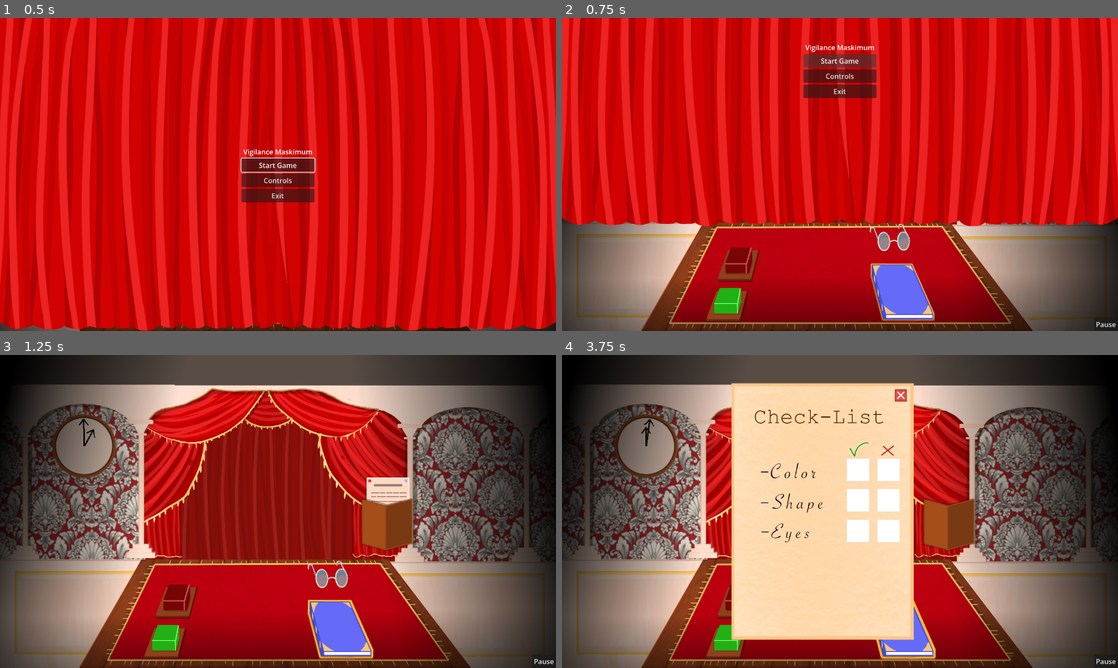
Above: before the commit, frames 1-4 (two rows, left to right).
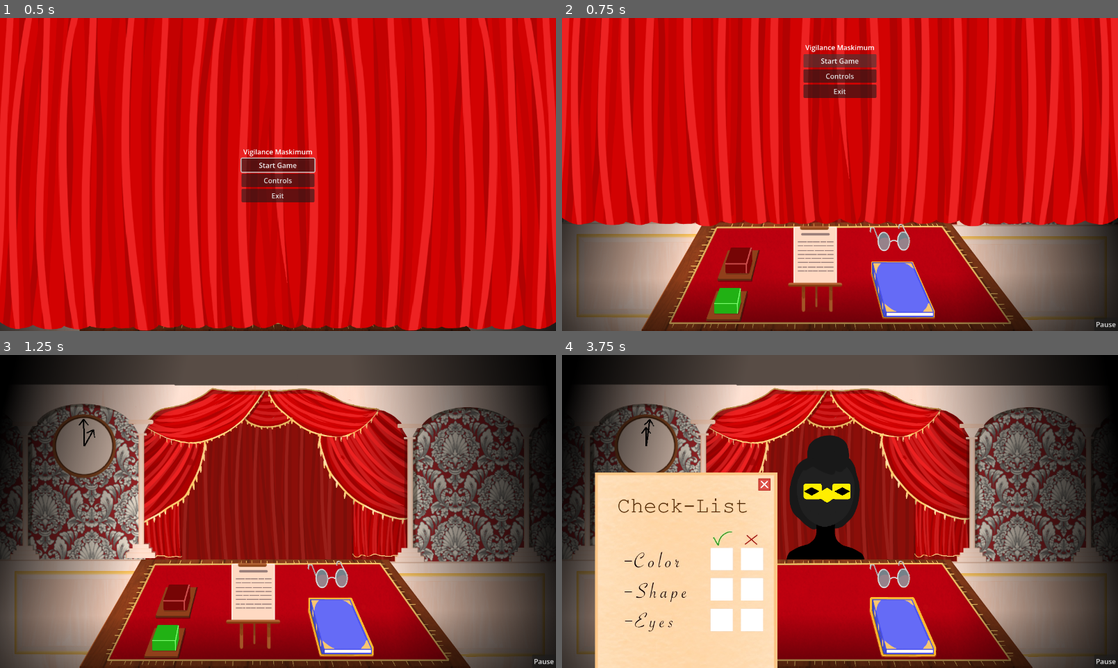
Above: after the commit, the same moments.

Repository: Cax36940/Global-Game-Jam-2026
Game: Godot game, scene res://main.tscn
Same seed, same stepped clock (60 frames per second), same inputs: the game is played once before the commit and once after it.
Inputs (mouse positions are in pixels of both pictures, inside the frame that each line leads up to):
- Up to frame 1 (0.5 s): no input
- Up to frame 2 (0.75 s): click "Start Game" at 0.5 s
- Up to frame 3 (1.25 s): no input
- Up to frame 4 (3.75 s): move the mouse to (728, 636) at 1.27 s; hold Right (ui_right) 1.28-2.03 s; hold Space (any) 1.28-2.03 s; click (728, 636) at 1.42 s; move the mouse to (739, 599) at 2.02 s; hold Down (ui_down) 2.03-2.75 s; tap Shift (rshift) at 2.1, 3.6 s; click (739, 599) at 2.17 s; click "Resume" at 2.75 s; move the mouse to (951, 505) at 3.52 s; hold Right (ui_right) from 3.53 s (still down); click (951, 505) at 3.67 s

Frame 1 is identical in both runs. In frame 2, 2.3% of the frame differs, in the area x 40-68%, y 66-97%; in frame 3, 4.4%; in frame 4, 42%, in the area x 5-75%, y 8-100%.

Commit message:
glowing fix

Diff:
--- a/Notebook/mini_notebook.gd
+++ b/Notebook/mini_notebook.gd
@@ -12,6 +12,10 @@
 	animation_player.current_animation = "Idle"
 	a.call_deferred()
 	visible = true
+	SignalBus.start_guest.connect(classic_handler)
+
+func classic_handler():
+	started = true
 
 func a():
 	Global.Triple_show = true
--- a/Notebook/true_notebook.gd
+++ b/Notebook/true_notebook.gd
@@ -95,6 +95,9 @@
 func _on_area_2d_mouse_exited() -> void:
 	is_in = false
 
+func hide_NB():
+	SignalBus.Notebook_show.emit(1)
+
 func _input(event):
 	if event is InputEventMouseButton:
 		if event.pressed:
@@ -110,6 +113,6 @@
 					is_pressed_out = true
 		else:
 			if visible and not is_in and is_pressed_out:
-					SignalBus.Notebook_show.emit(1)
+					hide_NB.call_deferred()
 			is_pressed_in = false
 			is_pressed_out = false
--- a/camera_2d.gd
+++ b/camera_2d.gd
@@ -1,6 +1,4 @@
 extends Camera2D
-
-var is_zoom_in : bool = false
 
 func _ready():
 	zoom_out()
@@ -11,17 +9,17 @@
 func zoom_in():
 	position = Vector2(640, 360)
 	zoom = Vector2(2.0, 2.0)
-	is_zoom_in = true
+	Global.is_zoomed = true
 	Global.Triple_show = true
 
 func zoom_out():
 	position = Vector2(640, 360)
 	zoom = Vector2(1.0, 1.0)
-	is_zoom_in = false
+	Global.is_zoomed = false
 	Global.Triple_show = false
 
 func zoom_toggle():
-	if is_zoom_in :
+	if Global.is_zoomed:
 		zoom_out()
 		($Glasses1 as AudioStreamPlayer).play(0.03)
 	else:
--- a/checklist.tscn
+++ b/checklist.tscn
@@ -3,8 +3,8 @@
 [ext_resource type="Script" uid="uid://cnn004a8iu2e0" path="res://mini_checklist.gd" id="1_t10jc"]
 [ext_resource type="Shader" uid="uid://2usd68as7g2r" path="res://outline.gdshader" id="2_jppvq"]
 [ext_resource type="Script" uid="uid://8pnn8yjswavy" path="res://true_checklist.gd" id="2_sgols"]
+[ext_resource type="Texture2D" uid="uid://duotyt460kjt4" path="res://Assets/notebook_trepied.webp" id="3_f7sgc"]
 [ext_resource type="PackedScene" uid="uid://cat7bh3g2lwh0" path="res://checkbox.tscn" id="3_jppvq"]
-[ext_resource type="Texture2D" uid="uid://cm67pwwh2sr1v" path="res://Assets/Checklist.png" id="3_wwp3p"]
 [ext_resource type="AudioStream" uid="uid://b1d722627tva1" path="res://Assets/Sounds/SoundDrop2.mp3" id="4_jrdr8"]
 [ext_resource type="PackedScene" uid="uid://c01xneve2v2sv" path="res://Buttons/button.tscn" id="4_wwp3p"]
 [ext_resource type="AudioStream" uid="uid://xr3humjihc4v" path="res://Assets/Sounds/SoundDrop3.mp3" id="5_f7sgc"]
@@ -18,7 +18,7 @@
 shader_parameter/outline_color = Color(1, 0.7200002, 0, 1)
 
 [sub_resource type="RectangleShape2D" id="RectangleShape2D_pkg7o"]
-size = Vector2(108.695595, 134)
+size = Vector2(147.82605, 215.00009)
 
 [sub_resource type="RectangleShape2D" id="RectangleShape2D_sgols"]
 size = Vector2(420, 594)
@@ -30,15 +30,15 @@
 
 [node name="Sprite_Checklist" type="Sprite2D" parent="Mini_Checklist" unique_id=1618002132]
 material = SubResource("ShaderMaterial_wwp3p")
-position = Vector2(892, 350)
+position = Vector2(897, 373)
 scale = Vector2(0.9200004, 1)
-texture = ExtResource("3_wwp3p")
+texture = ExtResource("3_f7sgc")
 
 [node name="Area_Checklist" type="Area2D" parent="Mini_Checklist/Sprite_Checklist" unique_id=1036721997]
 
 [node name="CollisionShape_Checklist" type="CollisionShape2D" parent="Mini_Checklist/Sprite_Checklist/Area_Checklist" unique_id=934034891]
-position = Vector2(1.0869751, -1)
-scale = Vector2(0.99999976, 0.99999976)
+position = Vector2(2.1738892, -5.5)
+scale = Vector2(0.9999996, 0.99999934)
 shape = SubResource("RectangleShape2D_pkg7o")
 
 [node name="Checklist1" type="AudioStreamPlayer" parent="Mini_Checklist" unique_id=564679731]
--- a/global.gd
+++ b/global.gd
@@ -12,6 +12,7 @@
 var invalid_eye : Array[int] = []
 var invalid_color : Array[int] = []
 
+var is_zoomed : bool = false
 
 func random_sublist(size : int, array_size : int) -> Array[int]:
 	var pool : Array = range(array_size)
--- a/lookCloser.gd
+++ b/lookCloser.gd
@@ -1,15 +1,15 @@
 extends CustomButton
-
-func start():
-	eternal_border = true
 
 func _ready() -> void:
 	super._ready()
 	outline_thickness = 4
 	eternal_border = false
-	SignalBus.start_guest.connect(start)
 
 func on_button_pressed():
+	if Global.is_zoomed:
+		eternal_border = false
+	else:
+		eternal_border = true
 	SignalBus.zoom_toggle.emit()
 
 func _process(_delta: float) -> void:
--- a/true_checklist.gd
+++ b/true_checklist.gd
@@ -24,7 +24,8 @@
 			$"../Mini_Checklist".visible = true
 			$"../Mini_Checklist/Checklist2".play(0.03)
 
-
+func hide_CL():
+	SignalBus.checklist_show.emit(1)
 func _input(event):
 	if event is InputEventMouseButton:
 		if event.pressed:
@@ -40,7 +41,7 @@
 					is_pressed_out = true
 		else:
 			if visible and not is_in and is_pressed_out:
-					SignalBus.checklist_show.emit(1)
+					hide_CL.call_deferred()
 			is_pressed_in = false
 			is_pressed_out = false
 
--- a/ui_2d.tscn
+++ b/ui_2d.tscn
@@ -4,7 +4,6 @@
 [ext_resource type="PackedScene" uid="uid://bdjk536uwqjq1" path="res://refuse.tscn" id="3_aoyq8"]
 [ext_resource type="PackedScene" uid="uid://b035td654d8fn" path="res://checklist.tscn" id="4_nngme"]
 [ext_resource type="PackedScene" uid="uid://cqr3vlbkgwvfw" path="res://Notebook/notebook.tscn" id="5_y6d2w"]
-[ext_resource type="Texture2D" uid="uid://bw3c5k7arpggx" path="res://Assets/checklist_holder.png" id="6_y6d2w"]
 [ext_resource type="PackedScene" uid="uid://bql8avy4llevf" path="res://look_closer.tscn" id="7_yplp6"]
 [ext_resource type="Script" uid="uid://25uv8hlb8bag" path="res://camera_2d.gd" id="8_aoyq8"]
 [ext_resource type="AudioStream" uid="uid://cc7o3eheivqep" path="res://Assets/Sounds/SoundGlasses1.mp3" id="8_nngme"]
@@ -19,17 +18,13 @@
 position = Vector2(405.99994, 568.00006)
 
 [node name="Checklist" parent="." unique_id=560789416 instance=ExtResource("4_nngme")]
+position = Vector2(-314, 205)
 
 [node name="LookCloser" parent="." unique_id=2000302642 instance=ExtResource("7_yplp6")]
 position = Vector2(754, 505)
 
-[node name="Overlays_Elements" type="Node2D" parent="." unique_id=2094237019]
-
-[node name="ChecklistHolder" type="Sprite2D" parent="Overlays_Elements" unique_id=1284202212]
-position = Vector2(892, 391)
-texture = ExtResource("6_y6d2w")
-
 [node name="Notebook" parent="." unique_id=226718852 instance=ExtResource("5_y6d2w")]
+position = Vector2(1, -5)
 
 [node name="Camera2D" type="Camera2D" parent="." unique_id=2111017374]
 position = Vector2(640, 360)
Binary file added: Assets/notebook_trepied.webp
Not shown, added: Assets/notebook_trepied.webp.import
